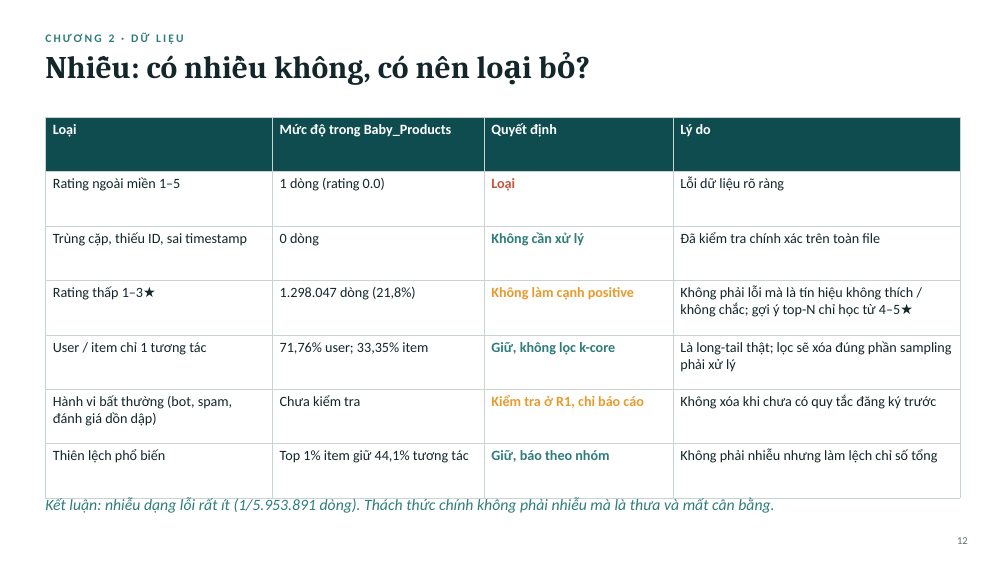
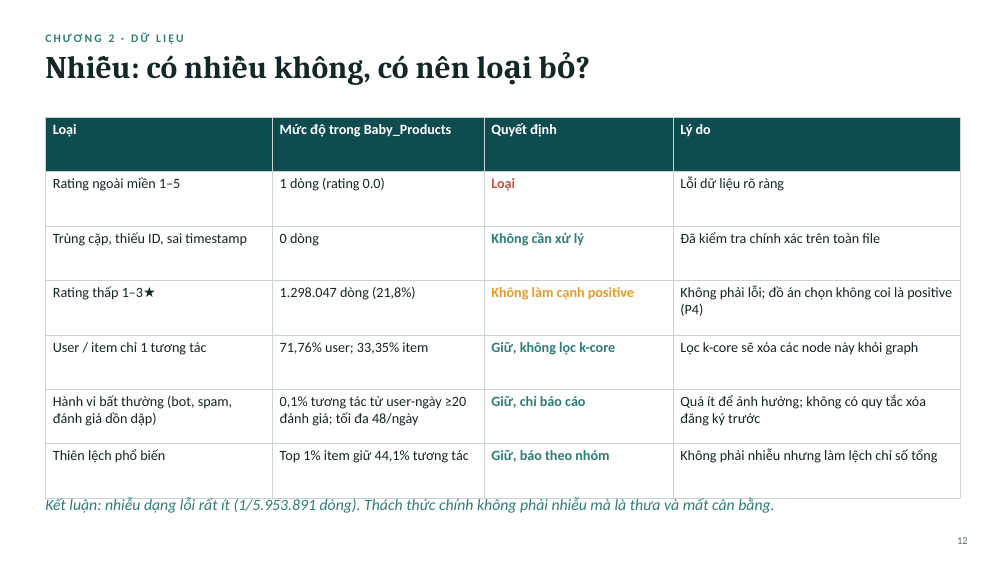
Before and after one commit to vanxuanty95/Ratruong, a slide deck: slide 12 of Do An/05_slides/THESIS_vn.pptx. Drawn at 1008x567 pixels with LibreOffice and Linux fonts; fonts in the diff are those of the drawing. Boxes give left, top, right and bottom in pixels: in the first picture for what was removed or moved away, otherwise in the second. Text is boxed around its words. In the diff, an @@ line names an element or a change of style, - is before the commit and + after.

```diff
--- a/Do An/05_slides/THESIS_vn.pptx
+++ b/Do An/05_slides/THESIS_vn.pptx
@@ table at (45,117,960,467) @@
-row 4, column 4: Không phải lỗi mà là tín hiệu không thích / không chắc; gợi ý top-N chỉ học từ 4–5★
+row 4, column 4: Không phải lỗi; đồ án chọn không coi là positive (P4)
-row 5, column 4: Là long-tail thật; lọc sẽ xóa đúng phần sampling phải xử lý
+row 5, column 4: Lọc k-core sẽ xóa các node này khỏi graph
-row 6: Hành vi bất thường (bot, spam, đánh giá dồn dập) | Chưa kiểm tra | Kiểm tra ở R1, chỉ báo cáo | Không xóa khi chưa có quy tắc đăng ký trước
+row 6: Hành vi bất thường (bot, spam, đánh giá dồn dập) | 0,1% tương tác từ user-ngày ≥20 đánh giá; tối đa 48/ngày | Giữ, chỉ báo cáo | Quá ít để ảnh hưởng; không có quy tắc xóa đăng ký trước
```
Also in this commit, not shown: 28 other slides changed, 6 slides added, 13 other files.
